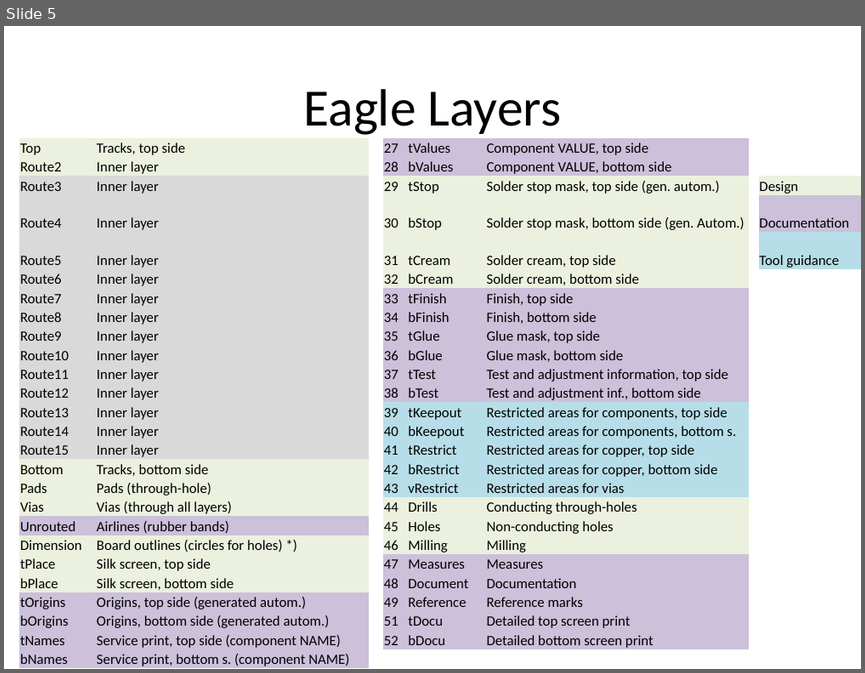
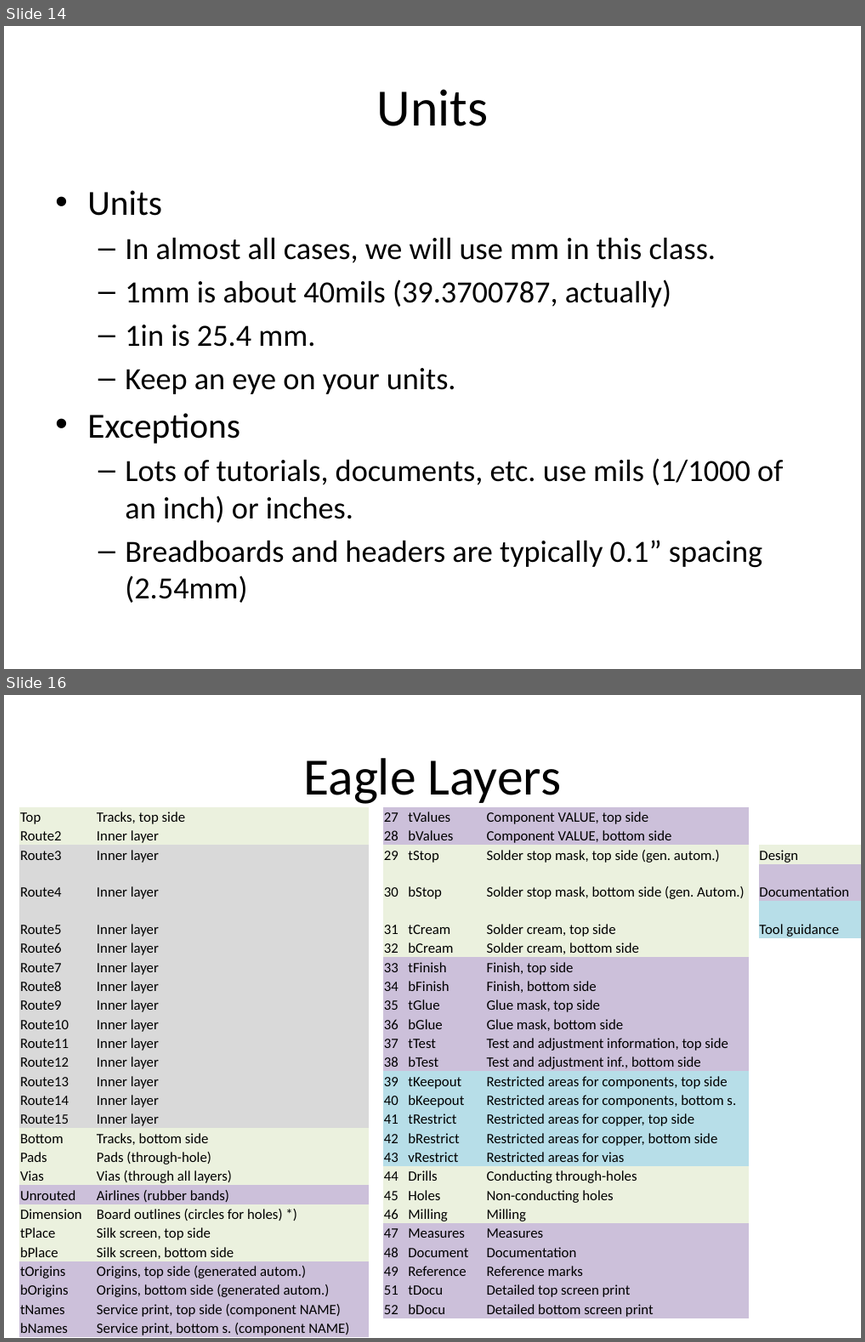
Before and after one commit to NVSL/QuadClass-Resources, a slide deck: Lecture Slides/02-Eagle-Part-1.pptx. Shown one above the other, each under a label of ours: slide 5 before the commit, slides 14 and 16 after it; the slides between them are not shown. The pictures are 865x673 and 865x1342 pixels, drawn with LibreOffice and Linux fonts; fonts in the diff are those of the drawing. Boxes give left, top, right and bottom in pixels: in the first picture for what was removed or moved away, otherwise in the second. Text is boxed around its words. In the diff, an @@ line names an element or a change of style, - is before the commit and + after.

```diff
--- a/Lecture Slides/02-Eagle-Part-1.pptx
+++ b/Lecture Slides/02-Eagle-Part-1.pptx
@@ slide 14 added at (x1=4, y1=26, x2=861, y2=669), background #FFFFFF @@
@@ title added at (x1=377, y1=89, x2=488, y2=126), 44 pt, text #000000 @@
+Units
@@ text added at (x1=87, y1=190, x2=783, y2=602), 25.9 pt, text #000000 @@
+• Units
+  – In almost all cases, we will use mm in this class.
+  – 1mm is about 40mils (39.3700787, actually)
+  – 1in is 25.4 mm.
+  – Keep an eye on your units.
+• Exceptions
+  – Lots of tutorials, documents, etc. use mils (1/1000 of an inch) or inches.
+  – Breadboards and headers are typically 0.1” spacing (2.54mm)
@@ what was slide 5 is now slide 16 @@
```
Also in this commit, not shown: 2 slides changed, 12 other slides added, 2 slides removed, 7 other files.
